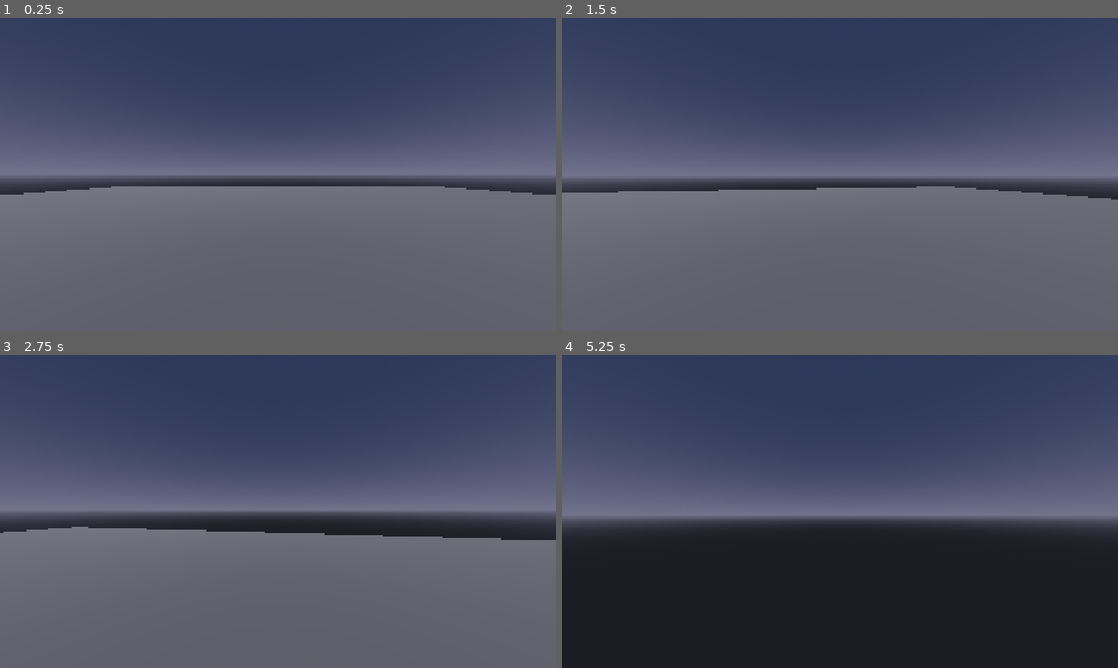
Above: before the commit, frames 1-4 (two rows, left to right).
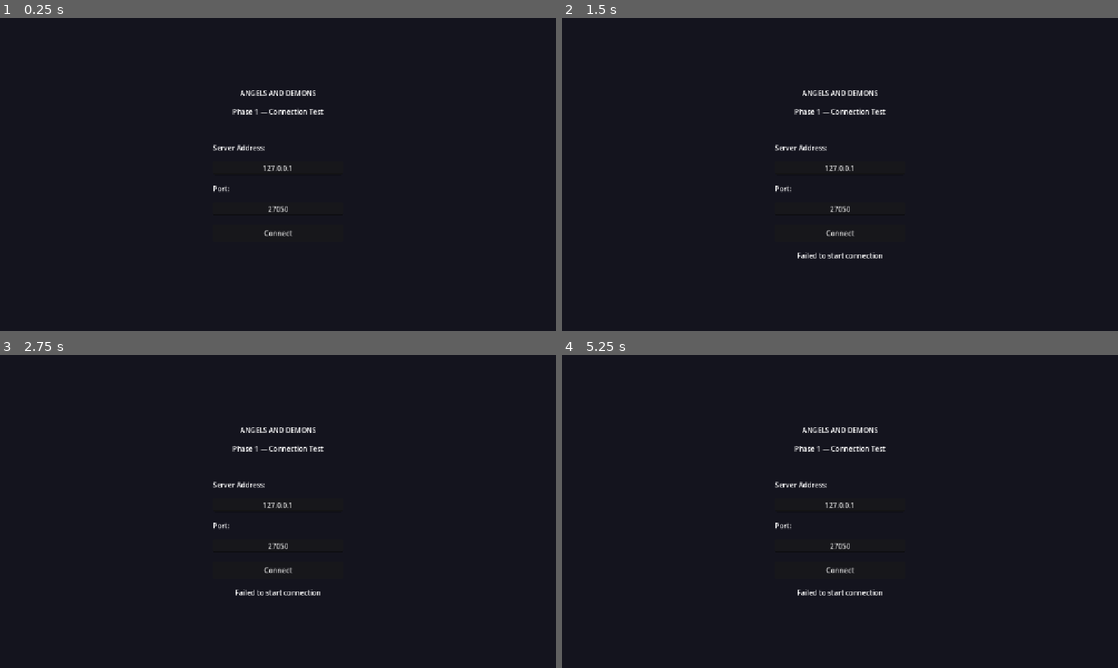
Above: after the commit, the same moments.

Repository: gotospaceplace/angels_and_demons
Game: Godot game, scene res://client/scenes/main_menu.tscn
The game is run twice, just before and just after one commit, with the same random seed, the same clock (stepped at 60 frames per second) and the same inputs. Before the commit the project starts from res://client/scenes/main.tscn.
Inputs (mouse positions are in pixels of both pictures, inside the frame that each line leads up to):
- Up to frame 1 (0.25 s): no input
- Up to frame 2 (1.5 s): click (840, 233) at 0.5 s, where only the run after the commit has a clickable "Connect"; move the mouse to (867, 174) at 1.27 s; hold W (move_forward) from 1.28 s (still down)
- Up to frame 3 (2.75 s): keep holding W (move_forward); move the mouse to (250, 511) at 2.02 s
- Up to frame 4 (5.25 s): keep holding W (move_forward); move the mouse to (851, 505) at 2.77 s; move the mouse to (834, 517) at 3.52 s; move the mouse to (878, 514) at 4.27 s; move the mouse to (795, 508) at 5.02 s

The runs differ from the first frame. In frame 1, 100% of the frame differs, in the area x 0-100%, y 0-100%; in frame 2, 99%; in frame 3, 97%; in frame 4, 56%.

Commit message:
Add WB2-WB4: test room, main menu, ENet networking, server scene
- Enclosed gray-box test room (20x20, CSGBox3D walls/floor/ceiling)
- Main menu with IP/port input and Connect button
- NetworkManager autoload for ENet client/server connections
- Headless server scene with connection logging
- Game scene now instances shared test room
- Entry point changed to main menu, windowed 1280x720
- Nextcloud .sync-exclude.lst to prevent .godot cache locking

Co-Authored-By: Claude Opus 4.6 <noreply@anthropic.com>

Diff:
--- a/client/scenes/main.tscn
+++ b/client/scenes/main.tscn
@@ -1,63 +1,25 @@
-[gd_scene format=3 uid="uid://bvx1a2main"]
+[gd_scene load_steps=3 format=3 uid="uid://bvx1a2main"]
 
-[ext_resource type="Script" uid="uid://6fek2j6jgvsw" path="res://client/scripts/player_controller.gd" id="1_player"]
-
-[sub_resource type="ProceduralSkyMaterial" id="ProceduralSkyMaterial_sky"]
-sky_top_color = Color(0.18, 0.22, 0.35, 1)
-sky_horizon_color = Color(0.45, 0.45, 0.55, 1)
-ground_bottom_color = Color(0.12, 0.12, 0.15, 1)
-ground_horizon_color = Color(0.45, 0.45, 0.55, 1)
-
-[sub_resource type="Sky" id="Sky_main"]
-sky_material = SubResource("ProceduralSkyMaterial_sky")
-
-[sub_resource type="Environment" id="Environment_main"]
-background_mode = 2
-sky = SubResource("Sky_main")
-ambient_light_source = 2
-ambient_light_color = Color(0.3, 0.3, 0.35, 1)
-
-[sub_resource type="BoxShape3D" id="BoxShape3D_floor"]
-size = Vector3(40, 0.2, 40)
-
-[sub_resource type="StandardMaterial3D" id="StandardMaterial3D_floor"]
-albedo_color = Color(0.3, 0.3, 0.32, 1)
-
-[sub_resource type="BoxMesh" id="BoxMesh3D_floor"]
-size = Vector3(40, 0.2, 40)
+[ext_resource type="Script" path="res://client/scripts/player_controller.gd" id="1_player"]
+[ext_resource type="PackedScene" path="res://shared/scenes/test_room.tscn" id="2_room"]
 
 [sub_resource type="CapsuleShape3D" id="CapsuleShape3D_player"]
 radius = 0.35
 height = 1.8
 
-[node name="Main" type="Node3D" unique_id=2033727046]
+[node name="Main" type="Node3D"]
 
-[node name="WorldEnvironment" type="WorldEnvironment" parent="." unique_id=492842319]
-environment = SubResource("Environment_main")
+[node name="TestRoom" parent="." instance=ExtResource("2_room")]
 
-[node name="DirectionalLight3D" type="DirectionalLight3D" parent="." unique_id=31839004]
-transform = Transform3D(0.866, -0.433, 0.25, 0, 0.5, 0.866, -0.5, -0.75, 0.433, 0, 10, 0)
-shadow_enabled = true
-
-[node name="Floor" type="StaticBody3D" parent="." unique_id=1647068733]
-
-[node name="FloorCollision" type="CollisionShape3D" parent="Floor" unique_id=135455125]
-shape = SubResource("BoxShape3D_floor")
-
-[node name="FloorMesh" type="MeshInstance3D" parent="Floor" unique_id=1790878106]
-transform = Transform3D(1, 0, 0, 0, 1, 0, 0, 0, 1, -0.005185604, 0, -0.007365465)
-material_override = SubResource("StandardMaterial3D_floor")
-mesh = SubResource("BoxMesh3D_floor")
-
-[node name="Player" type="CharacterBody3D" parent="." unique_id=1045188534]
+[node name="Player" type="CharacterBody3D" parent="."]
 transform = Transform3D(1, 0, 0, 0, 1, 0, 0, 0, 1, 0, 1, 0)
 script = ExtResource("1_player")
 
-[node name="PlayerCollision" type="CollisionShape3D" parent="Player" unique_id=285057382]
+[node name="PlayerCollision" type="CollisionShape3D" parent="Player"]
 shape = SubResource("CapsuleShape3D_player")
 
-[node name="Head" type="Node3D" parent="Player" unique_id=13467417]
+[node name="Head" type="Node3D" parent="Player"]
 transform = Transform3D(1, 0, 0, 0, 1, 0, 0, 0, 1, 0, 0.6, 0)
 
-[node name="Camera3D" type="Camera3D" parent="Player/Head" unique_id=2035780909]
+[node name="Camera3D" type="Camera3D" parent="Player/Head"]
 fov = 90.0
--- /dev/null
+++ b/client/scenes/main_menu.tscn
@@ -0,0 +1,80 @@
+[gd_scene format=3 uid="uid://d2mainmenu001"]
+
+[ext_resource type="Script" path="res://client/scripts/main_menu.gd" id="1_menu"]
+
+[node name="MainMenu" type="Control"]
+layout_mode = 3
+anchors_preset = 15
+anchor_right = 1.0
+anchor_bottom = 1.0
+grow_horizontal = 2
+grow_vertical = 2
+script = ExtResource("1_menu")
+
+[node name="Background" type="ColorRect" parent="."]
+layout_mode = 1
+anchors_preset = 15
+anchor_right = 1.0
+anchor_bottom = 1.0
+grow_horizontal = 2
+grow_vertical = 2
+color = Color(0.08, 0.08, 0.12, 1)
+
+[node name="CenterContainer" type="CenterContainer" parent="."]
+layout_mode = 1
+anchors_preset = 15
+anchor_right = 1.0
+anchor_bottom = 1.0
+grow_horizontal = 2
+grow_vertical = 2
+
+[node name="VBox" type="VBoxContainer" parent="CenterContainer"]
+layout_mode = 2
+theme_override_constants/separation = 20
+
+[node name="Title" type="Label" parent="CenterContainer/VBox"]
+layout_mode = 2
+text = "ANGELS AND DEMONS"
+horizontal_alignment = 1
+vertical_alignment = 1
+
+[node name="Subtitle" type="Label" parent="CenterContainer/VBox"]
+layout_mode = 2
+text = "Phase 1 — Connection Test"
+horizontal_alignment = 1
+
+[node name="Spacer" type="Control" parent="CenterContainer/VBox"]
+layout_mode = 2
+custom_minimum_size = Vector2(0, 20)
+
+[node name="IPLabel" type="Label" parent="CenterContainer/VBox"]
+layout_mode = 2
+text = "Server Address:"
+
+[node name="IPInput" type="LineEdit" parent="CenterContainer/VBox"]
+layout_mode = 2
+custom_minimum_size = Vector2(300, 0)
+text = "127.0.0.1"
+placeholder_text = "IP address"
+alignment = 1
+
+[node name="PortLabel" type="Label" parent="CenterContainer/VBox"]
+layout_mode = 2
+text = "Port:"
+
+[node name="PortInput" type="LineEdit" parent="CenterContainer/VBox"]
+layout_mode = 2
+custom_minimum_size = Vector2(300, 0)
+text = "27050"
+placeholder_text = "Port"
+alignment = 1
+
+[node name="ConnectButton" type="Button" parent="CenterContainer/VBox"]
+layout_mode = 2
+custom_minimum_size = Vector2(300, 40)
+text = "Connect"
+
+[node name="StatusLabel" type="Label" parent="CenterContainer/VBox"]
+layout_mode = 2
+text = ""
+horizontal_alignment = 1
--- /dev/null
+++ b/client/scripts/main_menu.gd
@@ -0,0 +1,42 @@
+extends Control
+
+@onready var ip_input: LineEdit = $CenterContainer/VBox/IPInput
+@onready var port_input: LineEdit = $CenterContainer/VBox/PortInput
+@onready var connect_button: Button = $CenterContainer/VBox/ConnectButton
+@onready var status_label: Label = $CenterContainer/VBox/StatusLabel
+
+func _ready() -> void:
+	connect_button.pressed.connect(_on_connect_pressed)
+	NetworkManager.connection_succeeded.connect(_on_connected)
+	NetworkManager.connection_failed.connect(_on_connection_failed)
+	NetworkManager.server_disconnected.connect(_on_server_disconnected)
+
+func _on_connect_pressed() -> void:
+	var address := ip_input.text.strip_edges()
+	var port := port_input.text.strip_edges().to_int()
+	if address.is_empty():
+		status_label.text = "Enter a server address"
+		return
+	if port <= 0 or port > 65535:
+		status_label.text = "Enter a valid port (1-65535)"
+		return
+
+	status_label.text = "Connecting to %s:%d..." % [address, port]
+	connect_button.disabled = true
+
+	var err := NetworkManager.join_server(address, port)
+	if err != OK:
+		status_label.text = "Failed to start connection"
+		connect_button.disabled = false
+
+func _on_connected() -> void:
+	status_label.text = "Connected! (Peer ID: %d)" % multiplayer.get_unique_id()
+	get_tree().change_scene_to_file("res://client/scenes/main.tscn")
+
+func _on_connection_failed() -> void:
+	status_label.text = "Connection failed — check address and port"
+	connect_button.disabled = false
+
+func _on_server_disconnected() -> void:
+	status_label.text = "Lost connection to server"
+	connect_button.disabled = false
--- a/project.godot
+++ b/project.godot
@@ -13,15 +13,18 @@
 config/name="Angels and Demons"
 config/description="Competitive FPS inspired by classic arena shooters"
 config/version="0.1.0"
-run/main_scene="res://client/scenes/main.tscn"
+run/main_scene="res://client/scenes/main_menu.tscn"
 config/features=PackedStringArray("4.7", "Forward Plus")
 config/icon="res://icon.svg"
 
+[autoload]
+
+NetworkManager="*res://shared/scripts/network_manager.gd"
+
 [display]
 
-window/size/viewport_width=1920
-window/size/viewport_height=1080
-window/size/mode=2
+window/size/viewport_width=1280
+window/size/viewport_height=720
 window/stretch/mode="canvas_items"
 window/vsync/vsync_mode=0
 
--- /dev/null
+++ b/server/scenes/server_main.tscn
@@ -0,0 +1,6 @@
+[gd_scene load_steps=2 format=3 uid="uid://a1servermain01"]
+
+[ext_resource type="Script" path="res://server/scripts/server.gd" id="1_server"]
+
+[node name="ServerMain" type="Node"]
+script = ExtResource("1_server")
--- /dev/null
+++ b/server/scripts/server.gd
@@ -0,0 +1,31 @@
+extends Node
+
+func _ready() -> void:
+	var port := DEFAULT_PORT
+	for arg in OS.get_cmdline_args():
+		if arg.begins_with("--port="):
+			port = arg.get_slice("=", 1).to_int()
+
+	var err := NetworkManager.host_server(port)
+	if err != OK:
+		push_error("Server failed to start")
+		get_tree().quit(1)
+		return
+
+	NetworkManager.peer_connected.connect(_on_peer_connected)
+	NetworkManager.peer_disconnected.connect(_on_peer_disconnected)
+	print("Angels and Demons dedicated server running")
+
+const DEFAULT_PORT := 27050
+
+func _on_peer_connected(peer_id: int) -> void:
+	print("[Server] Player joined — peer ID: %d (total: %d)" % [
+		peer_id,
+		multiplayer.get_peers().size()
+	])
+
+func _on_peer_disconnected(peer_id: int) -> void:
+	print("[Server] Player left — peer ID: %d (total: %d)" % [
+		peer_id,
+		multiplayer.get_peers().size()
+	])
--- /dev/null
+++ b/shared/scenes/test_room.tscn
@@ -0,0 +1,71 @@
+[gd_scene load_steps=5 format=3 uid="uid://c8testroom001"]
+
+[sub_resource type="StandardMaterial3D" id="StandardMaterial3D_floor"]
+albedo_color = Color(0.25, 0.25, 0.28, 1)
+
+[sub_resource type="StandardMaterial3D" id="StandardMaterial3D_wall"]
+albedo_color = Color(0.35, 0.35, 0.38, 1)
+
+[sub_resource type="StandardMaterial3D" id="StandardMaterial3D_ceiling"]
+albedo_color = Color(0.2, 0.2, 0.22, 1)
+
+[sub_resource type="Environment" id="Environment_room"]
+ambient_light_source = 2
+ambient_light_color = Color(0.2, 0.2, 0.25, 1)
+ambient_light_energy = 0.5
+tonemap_mode = 2
+
+[sub_resource type="CameraAttributesPractical" id="CameraAttributes_room"]
+
+[node name="TestRoom" type="Node3D"]
+
+[node name="WorldEnvironment" type="WorldEnvironment" parent="."]
+environment = SubResource("Environment_room")
+camera_attributes = SubResource("CameraAttributes_room")
+
+[node name="Light" type="DirectionalLight3D" parent="."]
+transform = Transform3D(0.866, -0.433, 0.25, 0, 0.5, 0.866, -0.5, -0.75, 0.433, 0, 8, 0)
+shadow_enabled = true
+
+[node name="PointLight" type="OmniLight3D" parent="."]
+transform = Transform3D(1, 0, 0, 0, 1, 0, 0, 0, 1, 0, 4.5, 0)
+light_energy = 0.6
+omni_range = 15.0
+
+[node name="Floor" type="CSGBox3D" parent="."]
+use_collision = true
+size = Vector3(20, 0.2, 20)
+material = SubResource("StandardMaterial3D_floor")
+
+[node name="WallNorth" type="CSGBox3D" parent="."]
+transform = Transform3D(1, 0, 0, 0, 1, 0, 0, 0, 1, 0, 2.5, -10)
+use_collision = true
+size = Vector3(20, 5, 0.3)
+material = SubResource("StandardMaterial3D_wall")
+
+[node name="WallSouth" type="CSGBox3D" parent="."]
+transform = Transform3D(1, 0, 0, 0, 1, 0, 0, 0, 1, 0, 2.5, 10)
+use_collision = true
+size = Vector3(20, 5, 0.3)
+material = SubResource("StandardMaterial3D_wall")
+
+[node name="WallEast" type="CSGBox3D" parent="."]
+transform = Transform3D(1, 0, 0, 0, 1, 0, 0, 0, 1, 10, 2.5, 0)
+use_collision = true
+size = Vector3(0.3, 5, 20)
+material = SubResource("StandardMaterial3D_wall")
+
+[node name="WallWest" type="CSGBox3D" parent="."]
+transform = Transform3D(1, 0, 0, 0, 1, 0, 0, 0, 1, -10, 2.5, 0)
+use_collision = true
+size = Vector3(0.3, 5, 20)
+material = SubResource("StandardMaterial3D_wall")
+
+[node name="Ceiling" type="CSGBox3D" parent="."]
+transform = Transform3D(1, 0, 0, 0, 1, 0, 0, 0, 1, 0, 5, 0)
+use_collision = true
+size = Vector3(20, 0.2, 20)
+material = SubResource("StandardMaterial3D_ceiling")
+
+[node name="SpawnPoint" type="Marker3D" parent="."]
+transform = Transform3D(1, 0, 0, 0, 1, 0, 0, 0, 1, 0, 1, 0)
--- /dev/null
+++ b/shared/scripts/network_manager.gd
@@ -0,0 +1,65 @@
+extends Node
+
+signal connection_succeeded
+signal connection_failed
+signal server_disconnected
+signal peer_connected(peer_id: int)
+signal peer_disconnected(peer_id: int)
+
+const DEFAULT_PORT := 27050
+const MAX_CLIENTS := 16
+
+var peer: ENetMultiplayerPeer
+
+func host_server(port: int = DEFAULT_PORT) -> Error:
+	peer = ENetMultiplayerPeer.new()
+	var err := peer.create_server(port, MAX_CLIENTS)
+	if err != OK:
+		push_error("Failed to create server on port %d: %s" % [port, error_string(err)])
+		return err
+	multiplayer.multiplayer_peer = peer
+	multiplayer.peer_connected.connect(_on_peer_connected)
+	multiplayer.peer_disconnected.connect(_on_peer_disconnected)
+	print("Server listening on port %d" % port)
+	return OK
+
+func join_server(address: String, port: int = DEFAULT_PORT) -> Error:
+	peer = ENetMultiplayerPeer.new()
+	var err := peer.create_client(address, port)
+	if err != OK:
+		push_error("Failed to create client: %s" % error_string(err))
+		connection_failed.emit()
+		return err
+	multiplayer.multiplayer_peer = peer
+	multiplayer.connected_to_server.connect(_on_connected_to_server)
+	multiplayer.connection_failed.connect(_on_connection_failed)
+	multiplayer.server_disconnected.connect(_on_server_disconnected)
+	return OK
+
+func disconnect_from_server() -> void:
+	if peer:
+		multiplayer.multiplayer_peer = null
+		peer = null
+		print("Disconnected")
+
+func _on_connected_to_server() -> void:
+	print("Connected to server (peer ID: %d)" % multiplayer.get_unique_id())
+	connection_succeeded.emit()
+
+func _on_connection_failed() -> void:
+	print("Connection failed")
+	peer = null
+	connection_failed.emit()
+
+func _on_server_disconnected() -> void:
+	print("Server disconnected")
+	peer = null
+	server_disconnected.emit()
+
+func _on_peer_connected(id: int) -> void:
+	print("Peer connected: %d" % id)
+	peer_connected.emit(id)
+
+func _on_peer_disconnected(id: int) -> void:
+	print("Peer disconnected: %d" % id)
+	peer_disconnected.emit(id)
Not shown, added: client/scripts/main_menu.gd.uid
Not shown, added: .sync-exclude.lst
